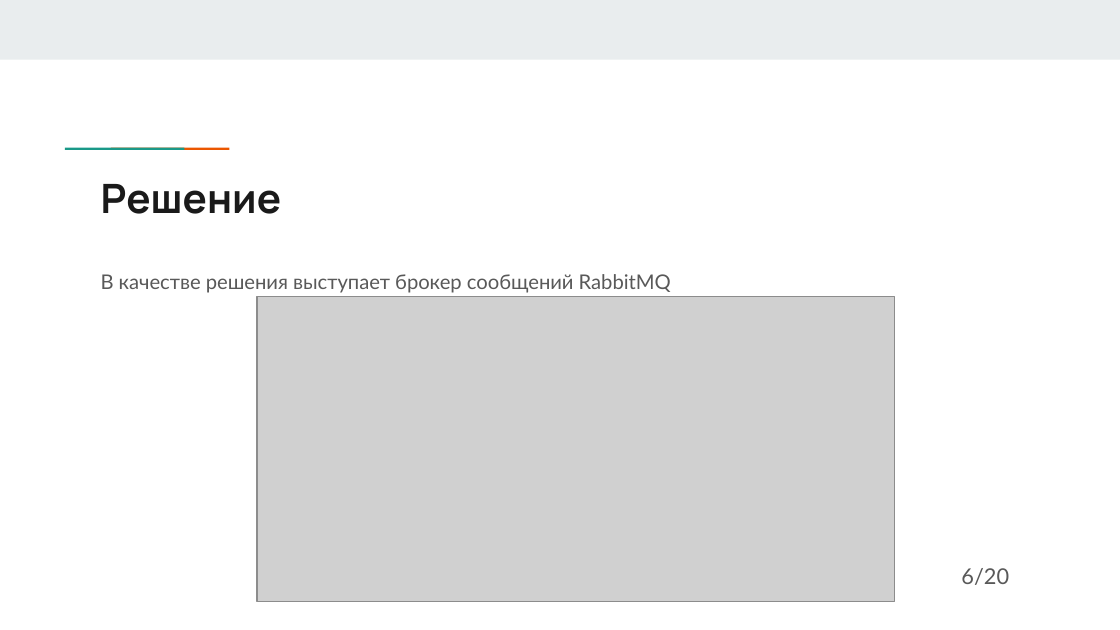
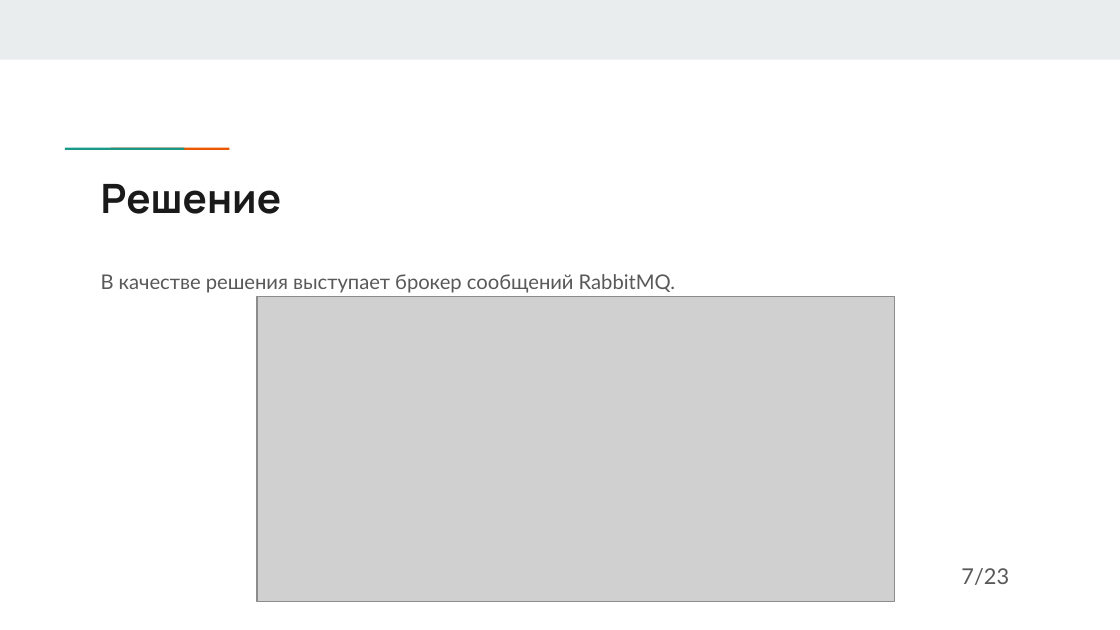
Before and after one commit to DaNkOMeN/MyDiplom, a slide deck: slide 7 of Последняя версия презентации.pptx. Drawn at 1120x630 pixels with LibreOffice and Linux fonts; fonts in the diff are those of the drawing; grey boxes stand for pictures. Boxes give left, top, right and bottom in pixels: in the first picture for what was removed or moved away, otherwise in the second. Text is boxed around its words. In the diff, an @@ line names an element or a change of style, - is before the commit and + after.

```diff
--- a/Последняя версия презентации.pptx
+++ b/Последняя версия презентации.pptx
@@ text at [101,274,675,293]: text changed @@
-В качестве решения выступает брокер сообщений RabbitMQ
+В качестве решения выступает брокер сообщений RabbitMQ.
@@ text at [961,568,1009,585]: text changed @@
-6/20
+7/23
```
Also in this commit, not shown: 19 other slides changed, 2 slides added, 1 slide removed, 1 other file.
